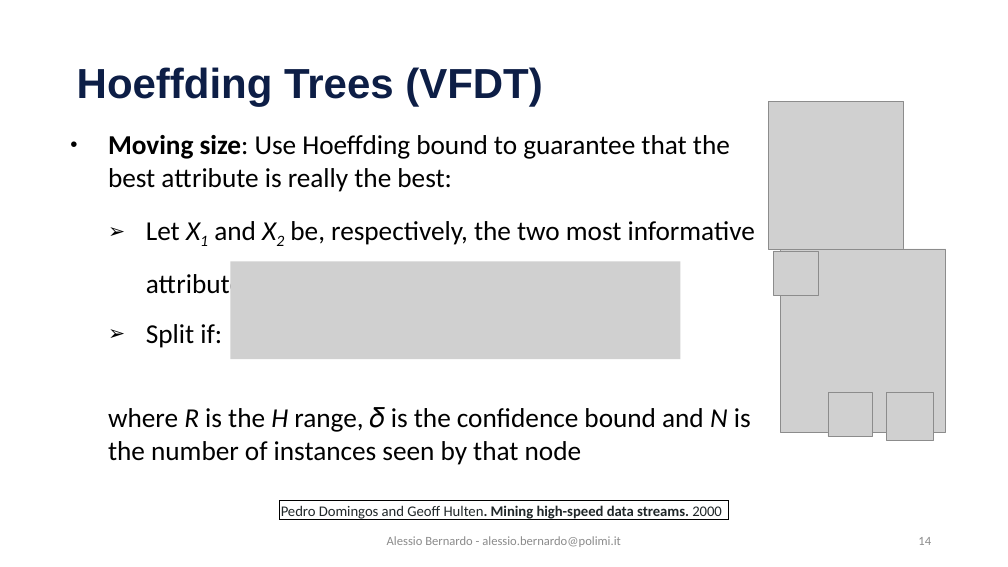
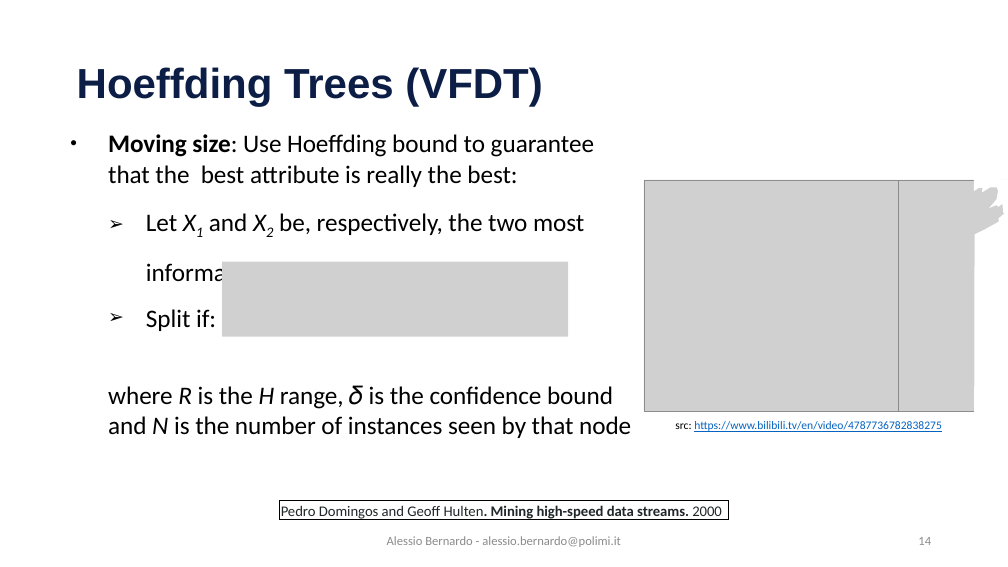
Before and after one commit to emanueledellavalle/streaming-data-analytics, a slide deck: slide 14 of lectures/09_SML/09_3_Classification.pptx. Drawn at 1008x567 pixels with LibreOffice and Linux fonts; fonts in the diff are those of the drawing; grey boxes stand for pictures; background and template pictures are left out. Boxes give left, top, right and bottom in pixels: in the first picture for what was removed or moved away, otherwise in the second. Text is boxed around its words. In the diff, an @@ line names an element or a change of style, - is before the commit and + after.

```diff
--- a/lectures/09_SML/09_3_Classification.pptx
+++ b/lectures/09_SML/09_3_Classification.pptx
@@ text "Moving size: Use Hoeffding bound ..." at (108,134,631,438): size 26 to 24 pt @@
@@ freeform shape added at (974,178,1008,417), fill #FFFFFF @@
@@ picture added at (644,180,898,411) @@
@@ picture added at (898,180,1008,411) @@
@@ picture: place and size @@
-picture at (231,262,681,359)
+picture at (222,262,569,337)
@@ group removed at (768,101,947,441): 5 pictures @@
@@ text added at (675,421,942,432), 11 pt, text #0563C1, underline @@
+src: https://www.bilibili.tv/en/video/4787736782838275
```
Also in this commit, not shown: 6 other slides changed, 6 other files.
